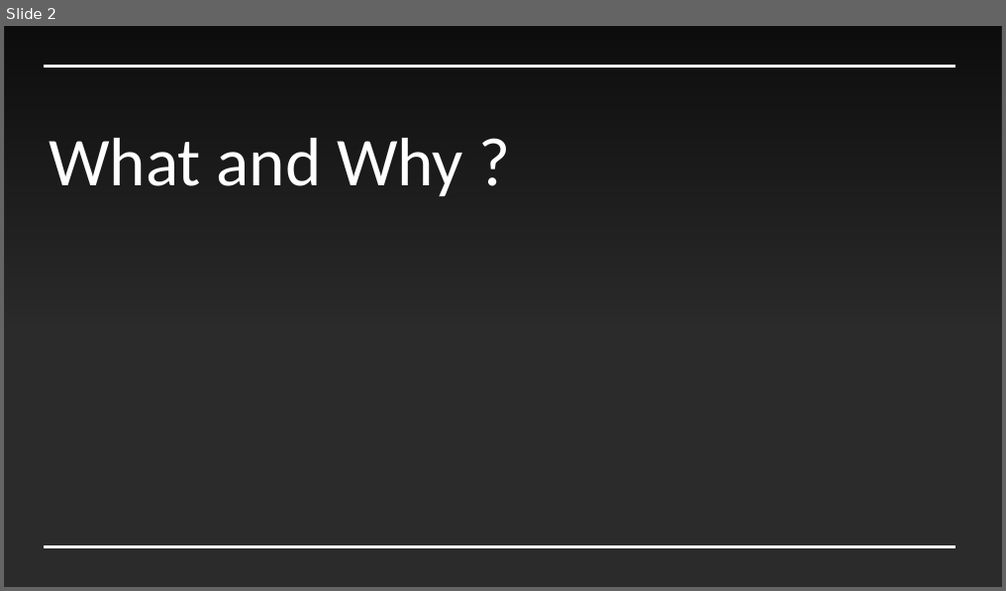
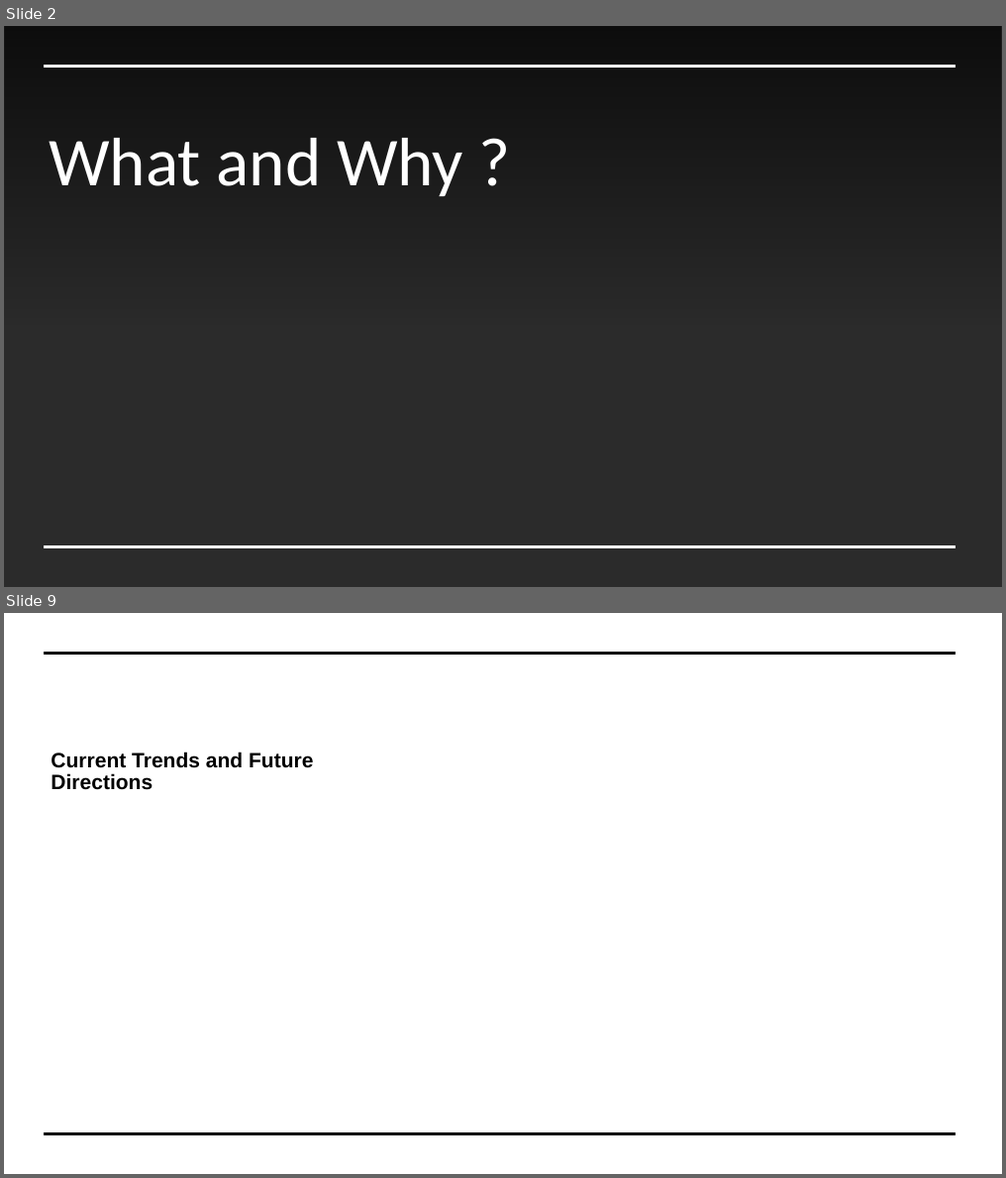
Before and after one commit to nguyencong1227/emotion_regconition, a slide deck: Emotion Recognition.pptx. Shown one above the other, each under a label of ours: slide 2 before the commit, slides 2 and 9 after it; the slides between them are not shown. The pictures are 1006x591 and 1006x1178 pixels, drawn with LibreOffice and Linux fonts; fonts in the diff are those of the drawing; background and template pictures are left out; a plain dark background stands for a picture behind light text. Boxes give left, top, right and bottom in pixels: in the first picture for what was removed or moved away, otherwise in the second. Text is boxed around its words. In the diff, an @@ line names an element or a change of style, - is before the commit and + after.

```diff
--- a/Emotion Recognition.pptx
+++ b/Emotion Recognition.pptx
@@ slide 9 added at bbox=[4, 613, 1002, 1174], background #FFFFFF @@
@@ line added from (44, 654) to (956, 654), #000000 2.25 pt @@
@@ title added at bbox=[51, 752, 313, 790], 20 pt, text #000000, bold @@
+Current Trends and Future Directions
@@ line added from (44, 1134) to (956, 1134), #000000 2.25 pt @@
```
Also in this commit, not shown: 6 other slides added, 1 slide removed, 3 other files.
